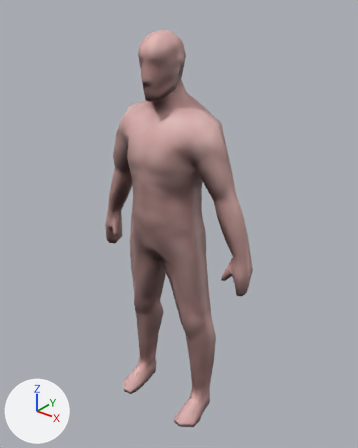
What one commit did to the Blender file models/guy/sauna_player.blend.
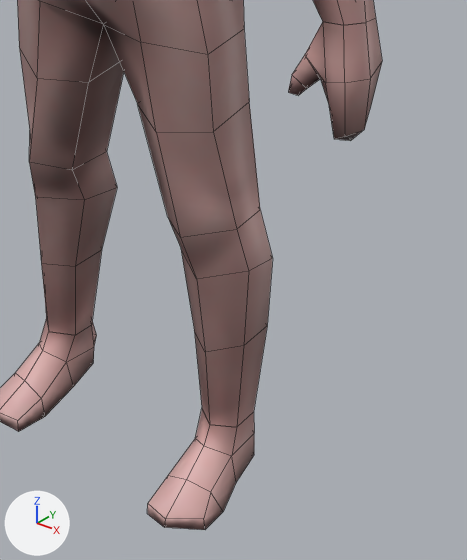
The first picture shows the older version from a camera (50 mm lens) standing at (50.2, -59.0, 76.6) and looking at (0.7, 2.9, 38.3). The close-ups show both versions on the part from 35% to 79% of the width and 56% to 98% of the height of that picture. Arrows for +X, +Y and +Z are at lower left; the lights stay in place. The close-ups show mesh edges as thin lines.

Objects in the first close-up: 'guy_feet', 'guy_hands', 'guy_legs', 'guy_torso'.
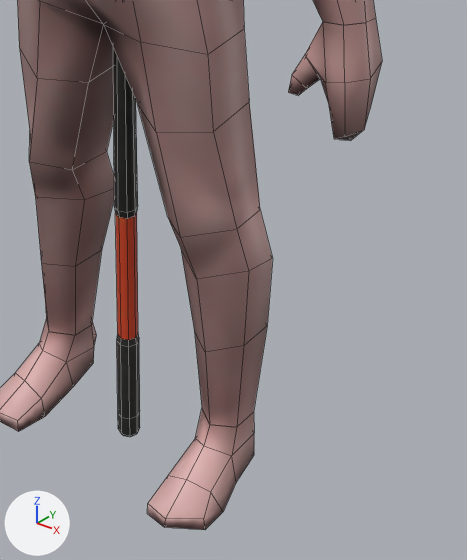
Location of each change, (x1, y1, x2, y2) in pixels of the close-ups (467 x 560 px):
'fishingrod', added
    after: (113, 48, 140, 437)

Patch to the scene script:
```diff
--- a/models/guy/sauna_player.blend.py
+++ b/models/guy/sauna_player.blend.py
@@ img_fishingrodbase_png @@
+img_fishingrodbase_png = load_image('fishingrodbase.png', '../fishingrod/fishingrodbase.png', 128, 128, 'sRGB')
@@ img_fishingrodbase_png_002 @@
+img_fishingrodbase_png_002 = load_image('fishingrodbase.png.002', '../fishingrod/fishingrodbase.png', 128, 128, 'Non-Color')
@@ mat_fishingrod_001 @@
+mat_fishingrod_001 = bpy.data.materials.new('fishingrod.001')
+# uses the picture img_fishingrodbase_png
+# uses the picture img_fishingrodbase_png_002
@@ me_fishingrod_001 @@
+me_fishingrod_001.from_pydata(...)  # 96 vertices, 90 faces; spans x -0.8..0.8, y -0.8..0.8, z 0.0..71.8
+me_fishingrod_001.materials.append(mat_fishingrod_001)
@@ ob_fishingrod @@
+ob_fishingrod = bpy.data.objects.new('fishingrod', me_fishingrod_001)
+ob_fishingrod.location = (0.0, 0.0, 0.0)
```
